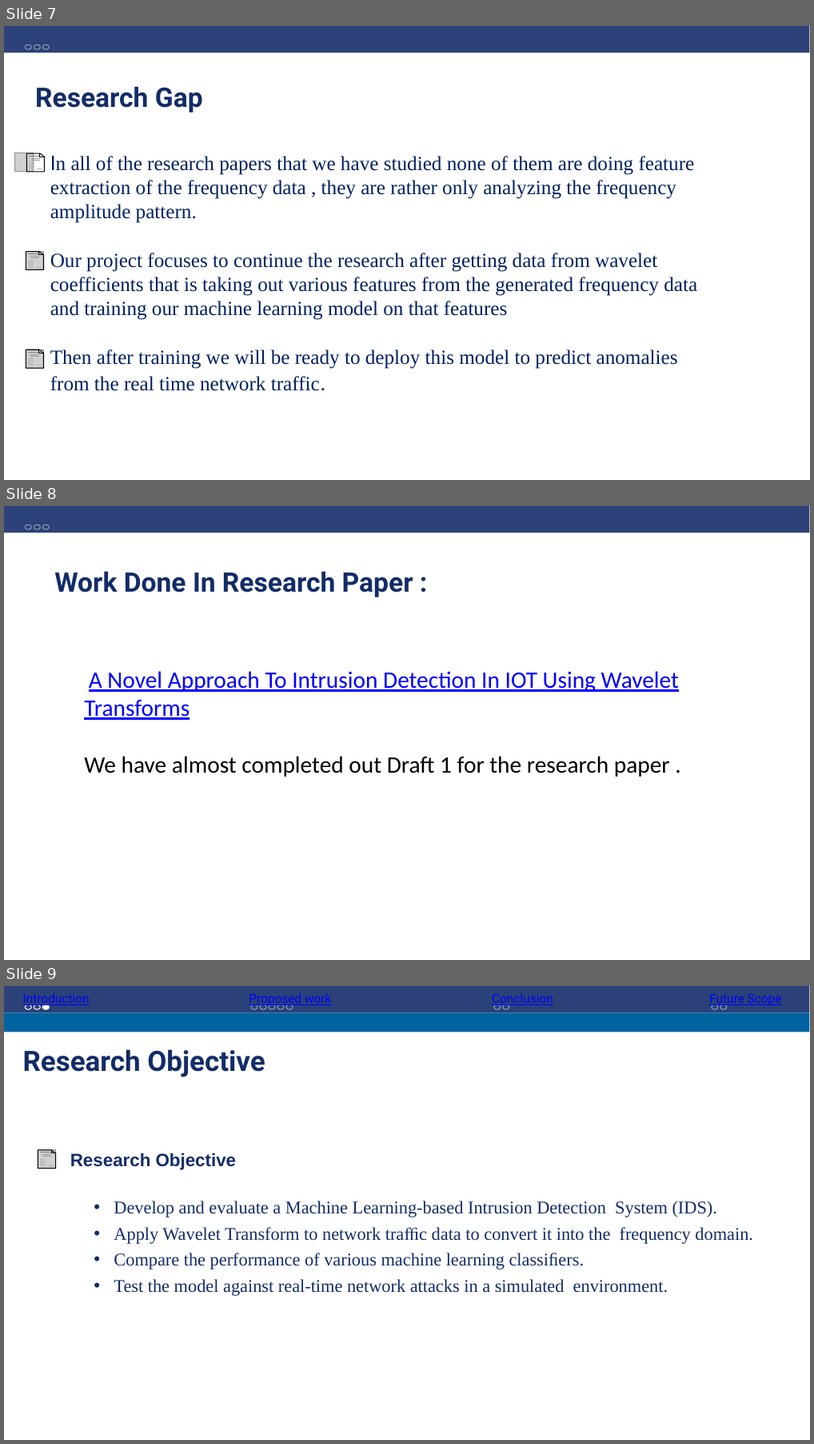
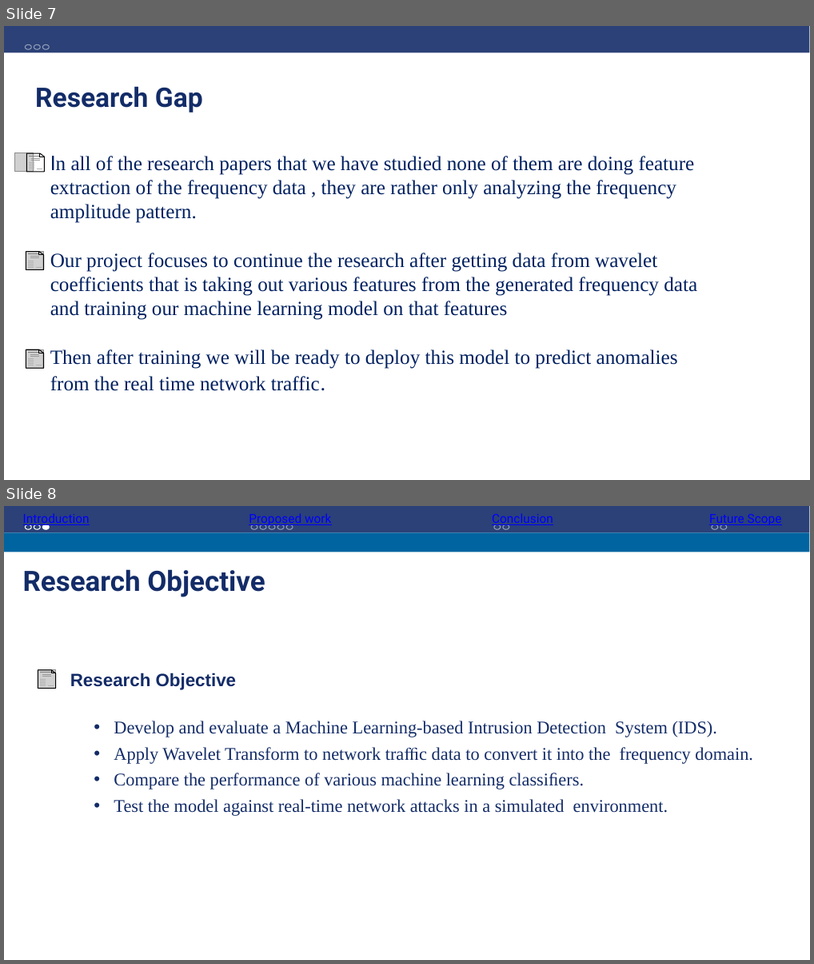
Before and after one commit to El-Vaibhav/BTP_5, a slide deck: BTP_End_Term_ppt.pptx. Shown one above the other, each under a label of ours: slides 7, 8 and 9 before the commit, slides 7 and 8 after it. The pictures are 814x1444 and 814x964 pixels, drawn with LibreOffice and Linux fonts; fonts in the diff are those of the drawing; grey boxes stand for pictures; background and template pictures are left out. Boxes give left, top, right and bottom in pixels: in the first picture for what was removed or moved away, otherwise in the second. Text is boxed around its words. In the diff, an @@ line names an element or a change of style, - is before the commit and + after.

```diff
--- a/BTP_End_Term_ppt.pptx
+++ b/BTP_End_Term_ppt.pptx
@@ slide 8 removed at bbox=[4, 506, 810, 960], background #FFFFFF; not listed: 4 template elements that a slide beside it also shows @@
@@ text removed at bbox=[54, 571, 414, 597] @@
-Work Done In Research Paper :
@@ text removed at bbox=[84, 671, 679, 776] @@
-A Novel Approach To Intrusion Detection In IOT Using Wavelet Transforms
-We have almost completed out Draft 1 for the research paper .
@@ what was slide 9 is now slide 8 @@
```
Also in this commit, not shown: 10 slides changed, 17 other files.
